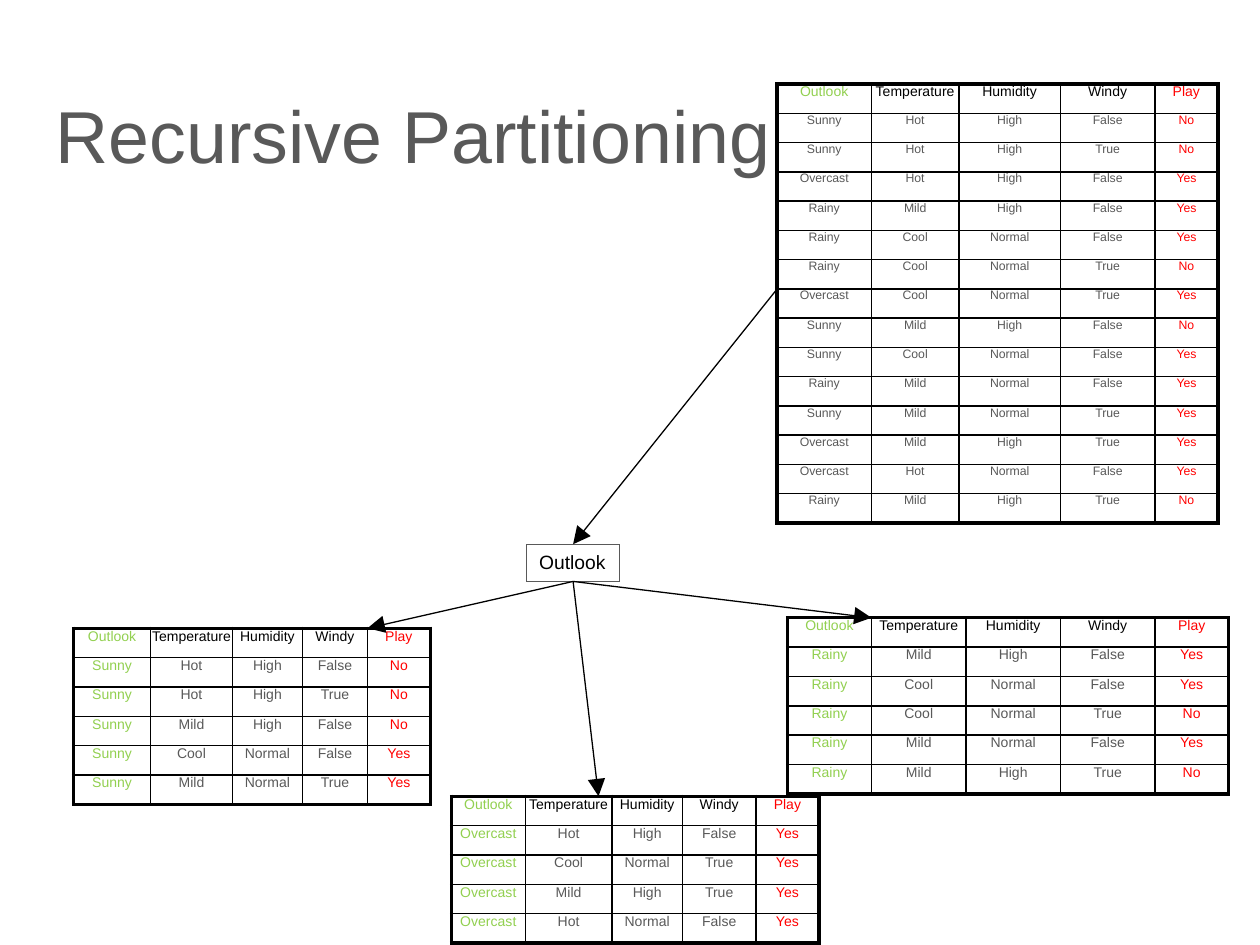
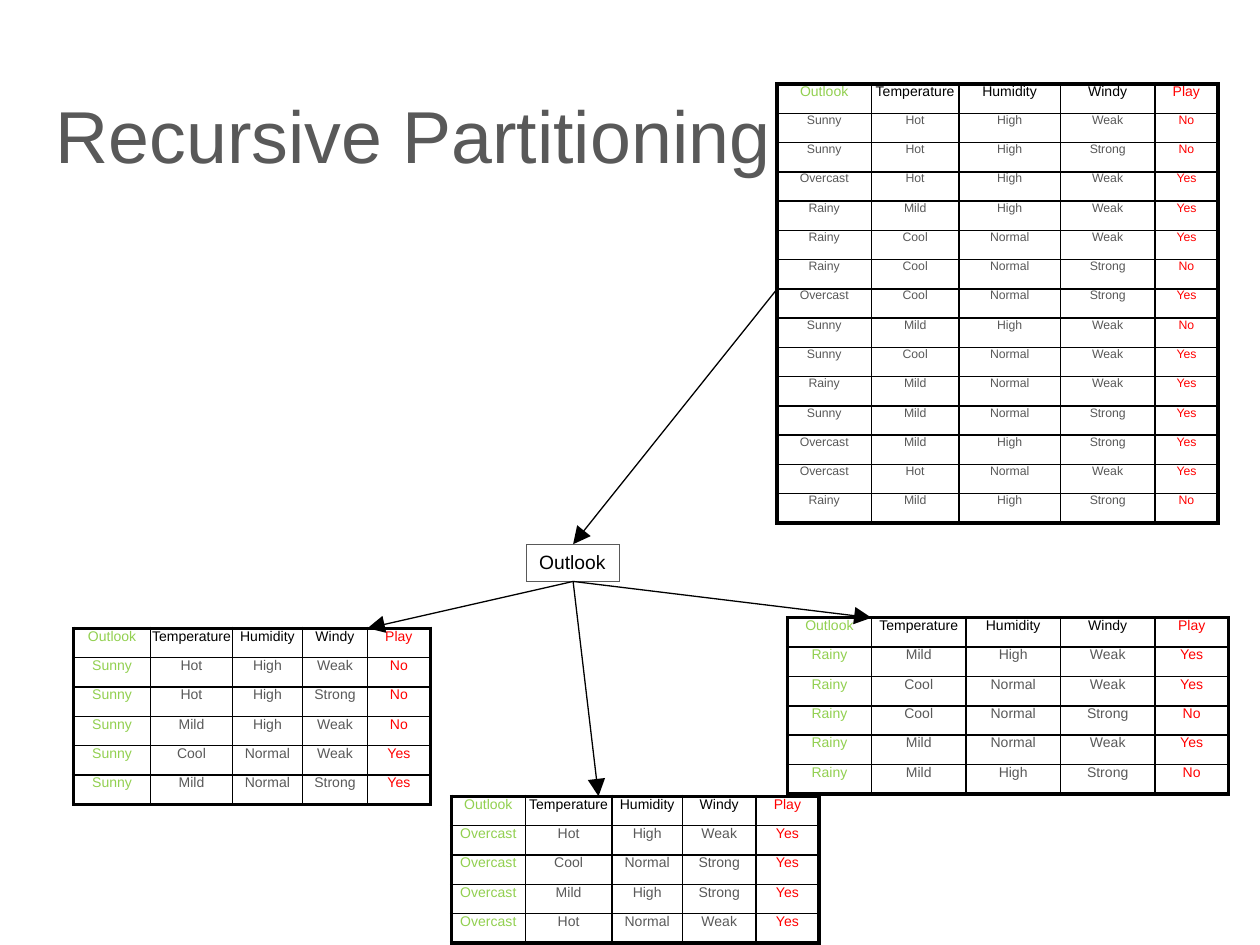
Before and after one commit to lutzhamel/CSC310, a slide deck: slide 21 of notes/06-machine-learning-basics-1.pptx. Drawn at 1260x945 pixels with LibreOffice and Linux fonts; fonts in the diff are those of the drawing. Boxes give left, top, right and bottom in pixels: in the first picture for what was removed or moved away, otherwise in the second. Text is boxed around its words. In the diff, an @@ line names an element or a change of style, - is before the commit and + after.

```diff
--- a/notes/06-machine-learning-basics-1.pptx
+++ b/notes/06-machine-learning-basics-1.pptx
@@ table at <box>777,84,1218,524</box> @@
-row 2, column 4: False
+row 2, column 4: Weak
-row 3, column 4: True
+row 3, column 4: Strong
-row 4, column 4: False
+row 4, column 4: Weak
-row 5, column 4: False
+row 5, column 4: Weak
-row 6, column 4: False
+row 6, column 4: Weak
-row 7, column 4: True
+row 7, column 4: Strong
-row 8, column 4: True
+row 8, column 4: Strong
-row 9, column 4: False
+row 9, column 4: Weak
-row 10, column 4: False
+row 10, column 4: Weak
-row 11, column 4: False
+row 11, column 4: Weak
-row 12, column 4: True
+row 12, column 4: Strong
-row 13, column 4: True
+row 13, column 4: Strong
-row 14, column 4: False
+row 14, column 4: Weak
-row 15, column 4: True
+row 15, column 4: Strong
@@ table at <box>73,629,430,805</box> @@
-row 2, column 4: False
+row 2, column 4: Weak
-row 3, column 4: True
+row 3, column 4: Strong
-row 4, column 4: False
+row 4, column 4: Weak
-row 5, column 4: False
+row 5, column 4: Weak
-row 6, column 4: True
+row 6, column 4: Strong
@@ table at <box>788,617,1228,794</box> @@
-row 2, column 4: False
+row 2, column 4: Weak
-row 3, column 4: False
+row 3, column 4: Weak
-row 4, column 4: True
+row 4, column 4: Strong
-row 5, column 4: False
+row 5, column 4: Weak
-row 6, column 4: True
+row 6, column 4: Strong
@@ table at <box>451,796,819,944</box> @@
-row 2, column 4: False
+row 2, column 4: Weak
-row 3, column 4: True
+row 3, column 4: Strong
-row 4, column 4: True
+row 4, column 4: Strong
-row 5, column 4: False
+row 5, column 4: Weak
```
Also in this commit, not shown: 11 other slides changed, 2 slides added, 14 other files.
